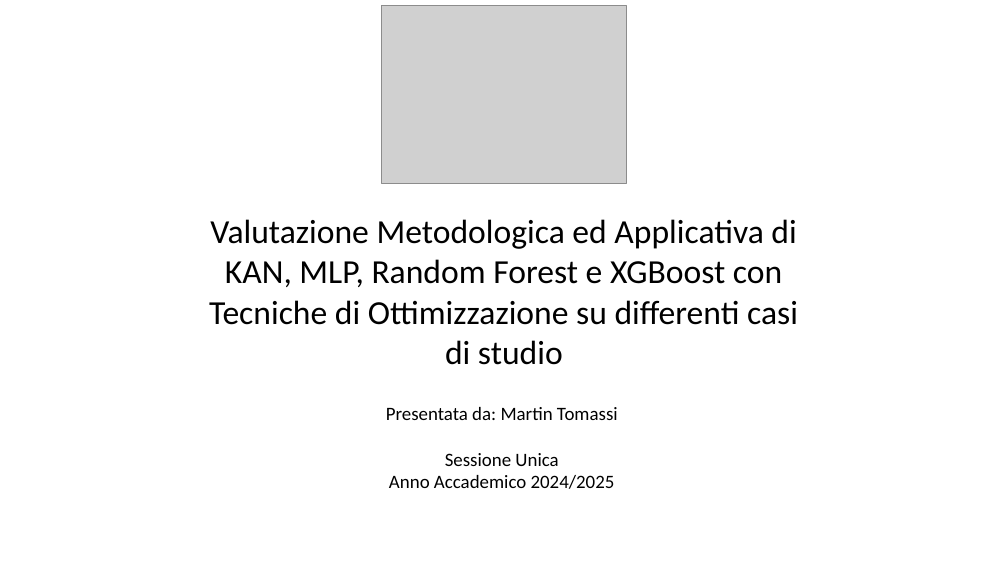
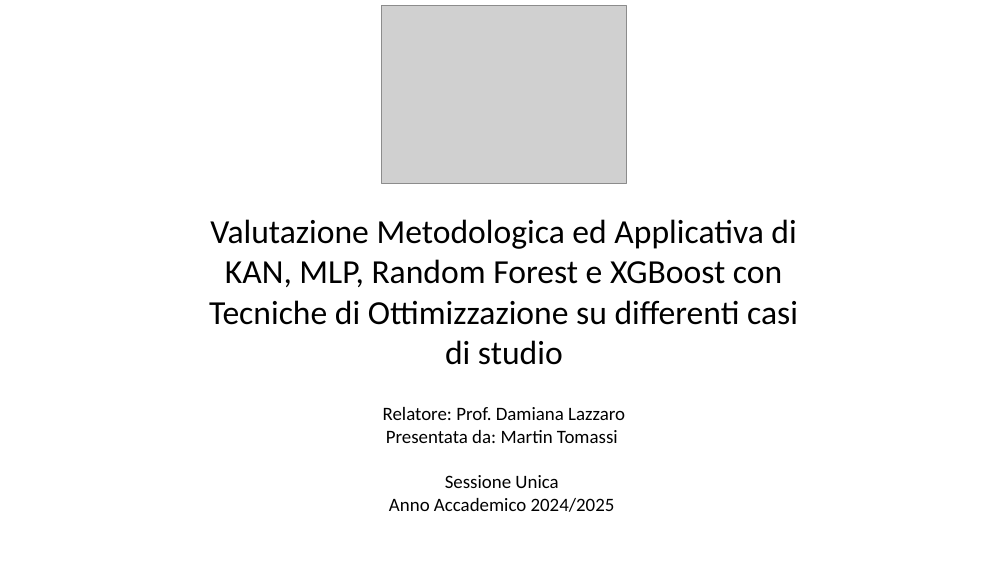
Before and after one commit to mtomas03/Thesis_Paper, a slide deck: slide 1 of Presentation.pptx. Drawn at 1008x567 pixels with LibreOffice and Linux fonts; fonts in the diff are those of the drawing; grey boxes stand for pictures. Boxes give left, top, right and bottom in pixels: in the first picture for what was removed or moved away, otherwise in the second. Text is boxed around its words. In the diff, an @@ line names an element or a change of style, - is before the commit and + after.

```diff
--- a/Presentation.pptx
+++ b/Presentation.pptx
@@ text at bbox=[383, 407, 625, 420]: paragraph added @@
+Relatore: Prof. Damiana Lazzaro
```
Also in this commit, not shown: 13 other slides changed, 17 slides removed.
